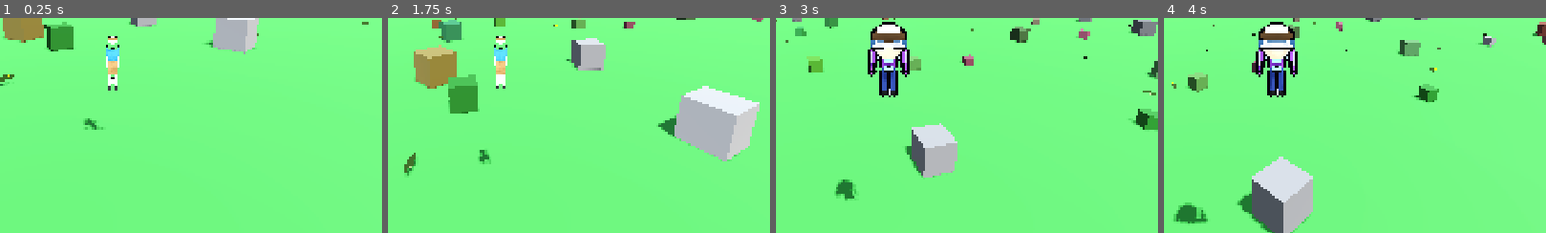
Above: before the commit, frames 1-4 (left to right).
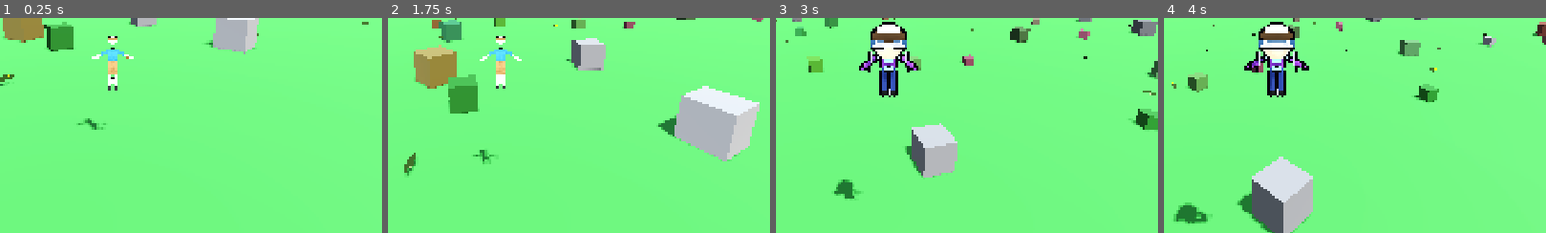
Above: after the commit, the same moments.

Repository: korjavin/godot-test1
Game: Godot game, scene res://scenes/main.tscn
Same seed, same stepped clock (60 frames per second), same inputs: the game is played once before the commit and once after it.
Inputs (mouse positions are % of the whole screen's width and height, from its top left):
- Up to frame 1 (0.25 s): no input
- Up to frame 2 (1.75 s): move the mouse to (55, 50) at 0.52 s; hold W (move_forward) from 0.53 s (still down); tap Space (jump) at 0.6, 0.77, 1.07, 1.52, 1.55 s; move the mouse to (45, 50) at 1.27 s; tap Ctrl (duck) at 1.35 s
- Up to frame 3 (3 s): keep holding W (move_forward); tap Space (jump) at 1.82, 2.3 s; move the mouse to (52, 48) at 2.02 s; hold Shift (run) 2.03-2.78 s; move the mouse to (49, 52) at 2.77 s; tap R (switch_character) at 2.85 s
- Up to frame 4 (4 s): keep holding W (move_forward); tap Space (jump) at 3.02, 3.05, 3.32, 3.6, 3.77 s; move the mouse to (57, 51) at 3.52 s
The pictures show only the part of the screen within x 35-85%, y 43-93%; the shares and areas given below are measured in that part.

The runs differ from the first frame. In frame 1, 0.3% of the frame differs, in the area x 20-35%, y 12-52%; in frame 2, 0.3%; in frame 3, 0.5%; in frame 4, 0.6%, in the area x 4-38%, y 14-96%.

Commit message:
Flap arms as wings while jumping
Replace the static 'arms raised' mid-air pose with a wing flap: the arms
spread out to the sides and beat up and down via a sine wave while the
character is airborne, legs tucking together underneath. The flap rolls
the arms on the Z axis so it doesn't fight the X-axis walk swing, and
animate_landing() drops the wings back to rest on touchdown (walk/idle
only drive the X axis, so the roll needs an explicit reset).

Diff:
--- a/scripts/player_controller.gd
+++ b/scripts/player_controller.gd
@@ -815,22 +815,37 @@
 
 func animate_jumping() -> void:
 	"""
-	Animates the character in mid-air (jumping or falling).
-	Arms go up, legs come together.
+	Animate the character in mid-air: they throw their arms out to the sides and
+	FLAP them like wings, as if trying to take off, while the legs tuck together.
+
+	Walking swings the limbs forward/back on the X axis; the wing flap rolls the
+	arms on the Z axis instead, so it never fights the walk pose. We set the arm
+	roll directly (rather than easing toward it) so the flap stays crisp, and
+	mirror the two arms with opposite signs so they spread and beat together.
+	animate_landing() drops the wings back down on touchdown.
 	"""
 	if not left_arm or not right_arm or not left_leg or not right_leg:
 		return
 
-	# Target pose for jumping
-	var arm_up_angle = deg_to_rad(-45)  # Arms raised
-	var leg_together_angle = deg_to_rad(10)  # Legs slightly bent
-
-	# Smoothly interpolate to jump pose
-	var lerp_speed = 0.15
-
-	left_arm.rotation.x = lerp(left_arm.rotation.x, original_rotations["left_arm"].x + arm_up_angle, lerp_speed)
-	right_arm.rotation.x = lerp(right_arm.rotation.x, original_rotations["right_arm"].x + arm_up_angle, lerp_speed)
-
+	# Continuous wing beat while airborne.
+	var flap_speed = 14.0
+	var flap = sin(animation_time * flap_speed)
+
+	# Base spread (arms out toward horizontal) with the flap added on top. The
+	# right arm rolls toward +X and the left toward -X, so they mirror each other.
+	var wing_spread = deg_to_rad(72)
+	var flap_range = deg_to_rad(22)
+	var wing_angle = wing_spread + flap * flap_range
+
+	right_arm.rotation.z = original_rotations["right_arm"].z + wing_angle
+	left_arm.rotation.z = original_rotations["left_arm"].z - wing_angle
+	# Clear any leftover forward/back swing from walking so the wings sit level.
+	right_arm.rotation.x = original_rotations["right_arm"].x
+	left_arm.rotation.x = original_rotations["left_arm"].x
+
+	# Tuck the legs slightly together underneath.
+	var leg_together_angle = deg_to_rad(10)
+	var lerp_speed = 0.2
 	left_leg.rotation.x = lerp(left_leg.rotation.x, original_rotations["left_leg"].x + leg_together_angle, lerp_speed)
 	right_leg.rotation.x = lerp(right_leg.rotation.x, original_rotations["right_leg"].x + leg_together_angle, lerp_speed)
 
@@ -841,13 +856,21 @@
 func animate_landing() -> void:
 	"""
 	Brief animation when the character lands on the ground.
-	Creates a small impact pose.
+	Creates a small impact pose and lowers the wings back to rest.
 	"""
 	if not character_body:
 		return
 
 	# Small crouch on landing
 	character_body.position.y = -0.1
+
+	# Drop the wings (arm roll) back to the sides now that we're grounded. The
+	# walk/idle animations only drive the X axis, so without this the arms would
+	# stay spread out after touchdown.
+	if left_arm and original_rotations.has("left_arm"):
+		left_arm.rotation.z = original_rotations["left_arm"].z
+	if right_arm and original_rotations.has("right_arm"):
+		right_arm.rotation.z = original_rotations["right_arm"].z
 
 func animate_idle(delta: float) -> void:
 	"""
